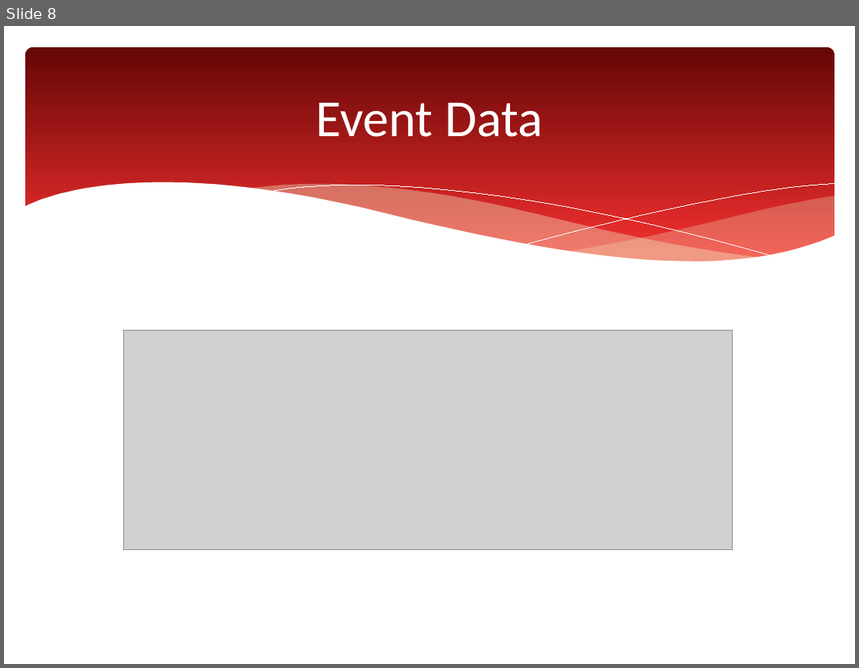
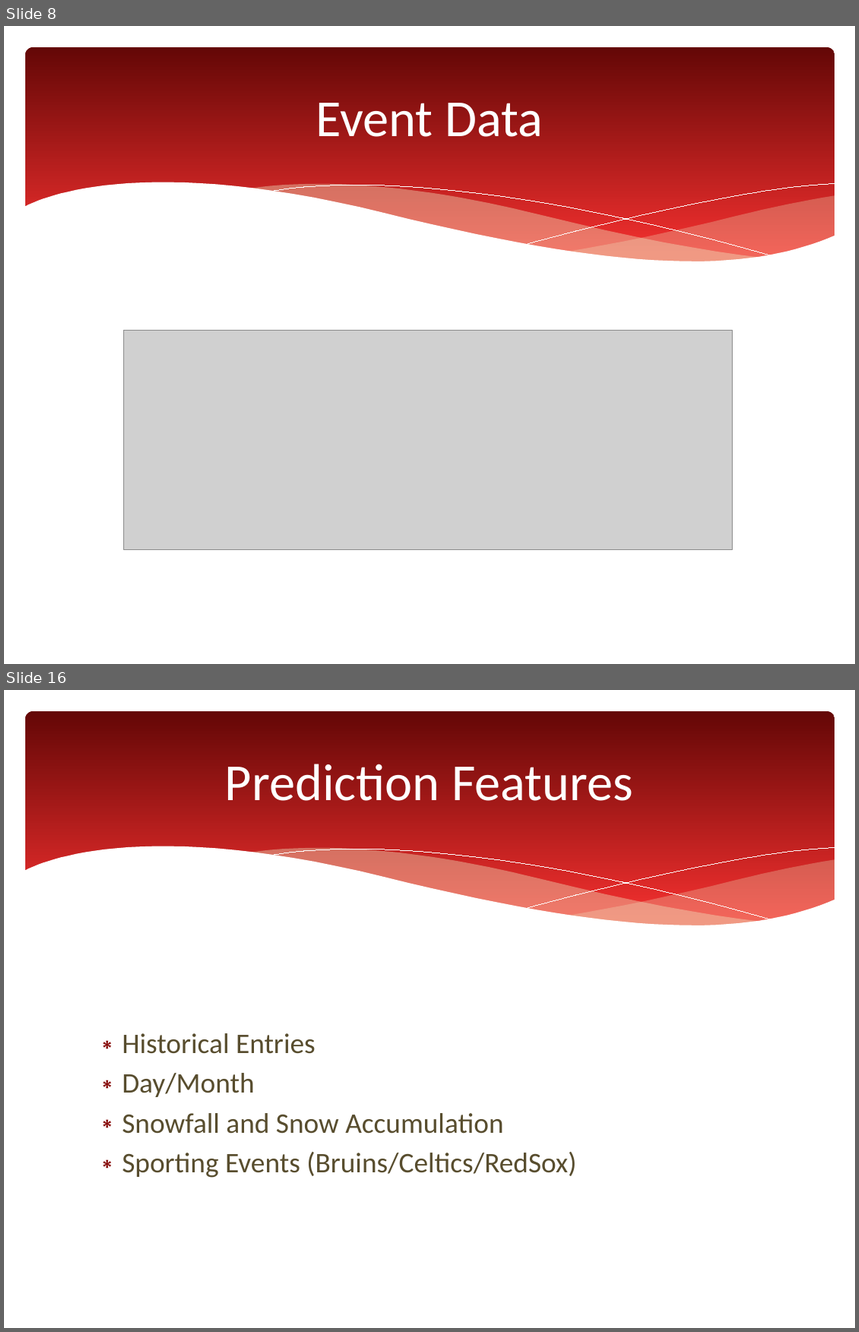
Before and after one commit to azampagl/harvard-capstone, a slide deck: docs/presentations/executive/mbta-capstone_executive.pptx. Shown one above the other, each under a label of ours: slide 8 before the commit, slides 8 and 16 after it; the slides between them are not shown. The pictures are 859x668 and 859x1332 pixels, drawn with LibreOffice and Linux fonts; fonts in the diff are those of the drawing; grey boxes stand for pictures. Boxes give left, top, right and bottom in pixels: in the first picture for what was removed or moved away, otherwise in the second. Text is boxed around its words. In the diff, an @@ line names an element or a change of style, - is before the commit and + after.

```diff
--- a/docs/presentations/executive/mbta-capstone_executive.pptx
+++ b/docs/presentations/executive/mbta-capstone_executive.pptx
@@ slide 16 added at (4,690,855,1328), background #FFFFFF; not listed: 6 template elements that a slide beside it also shows @@
@@ title added at (225,764,633,801), 44 pt, text #FFFFFF @@
+Prediction Features
@@ text added at (122,1034,576,1178), 24 pt, text #584D2E @@
+∗ Historical Entries
+∗ Day/Month
+∗ Snowfall and Snow Accumulation
+∗ Sporting Events (Bruins/Celtics/RedSox)
```
Also in this commit, not shown: 1 slide changed, 13 other slides added, 1 slide removed, 8 other files.
